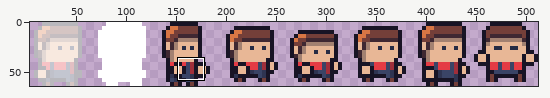
A sprite sheet gets an edit: img/player/deadR.png. The picture above shows the old version from afar; the outline marks the close-up.
Close-up. Earlier state:
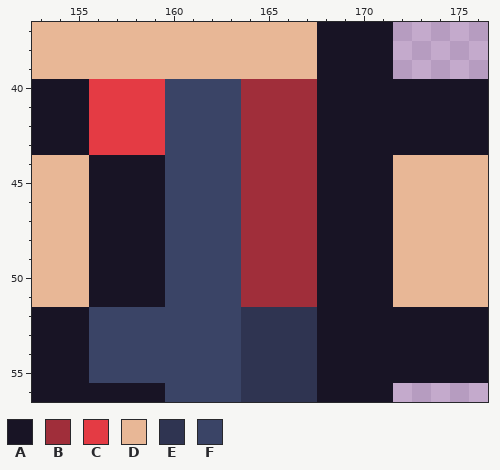
The file is 512x64 pixels. Pixels under 10% opacity are left out. Colours within 5 levels of each other are drawn and written as one. Shown: x 153..176, y 37..56. The wide view leaves out empty margins. The commit also changed other parts of the picture, which this record leaves out.
Palette (. is transparent): A #181425  B #a02e3a  C #e43b44  D #e8b796  E #2f3451  F #3a4466
Pixels before, first column x 153:
37 DDDDDDDDDDDDDDDAAAA.....
38 DDDDDDDDDDDDDDDAAAA.....
39 DDDDDDDDDDDDDDDAAAA.....
40 AAACCCCFFFFBBBBAAAAAAAAA
41 AAACCCCFFFFBBBBAAAAAAAAA
42 AAACCCCFFFFBBBBAAAAAAAAA
43 AAACCCCFFFFBBBBAAAAAAAAA
44 DDDAAAAFFFFBBBBAAAADDDDD
45 DDDAAAAFFFFBBBBAAAADDDDD
46 DDDAAAAFFFFBBBBAAAADDDDD
47 DDDAAAAFFFFBBBBAAAADDDDD
48 DDDAAAAFFFFBBBBAAAADDDDD
49 DDDAAAAFFFFBBBBAAAADDDDD
50 DDDAAAAFFFFBBBBAAAADDDDD
51 DDDAAAAFFFFBBBBAAAADDDDD
52 AAAFFFFFFFFEEEEAAAAAAAAA
53 AAAFFFFFFFFEEEEAAAAAAAAA
54 AAAFFFFFFFFEEEEAAAAAAAAA
55 AAAFFFFFFFFEEEEAAAAAAAAA
56 AAAAAAAFFFFEEEEAAAA.....
After:
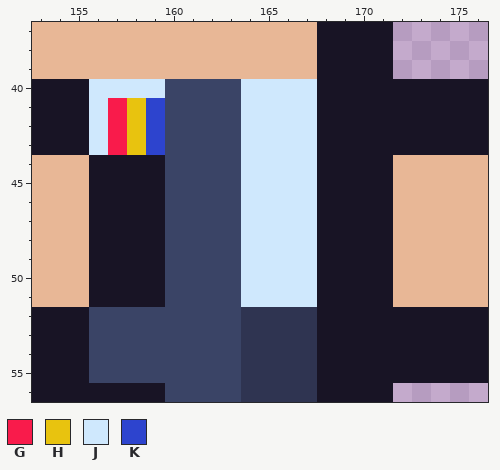
Colours new in this view: G #f91b4b  H #e8c30f  J #cfe8fd  K #2d44ce
The exact change:
y 40: x 156..159 CCCC -> JJJJ; x 164..167 BBBB -> JJJJ
y 41..43: x 156..159 CCCC -> JGHK; x 164..167 BBBB -> JJJJ
y 44..51: x 164..167 BBBB -> JJJJ
